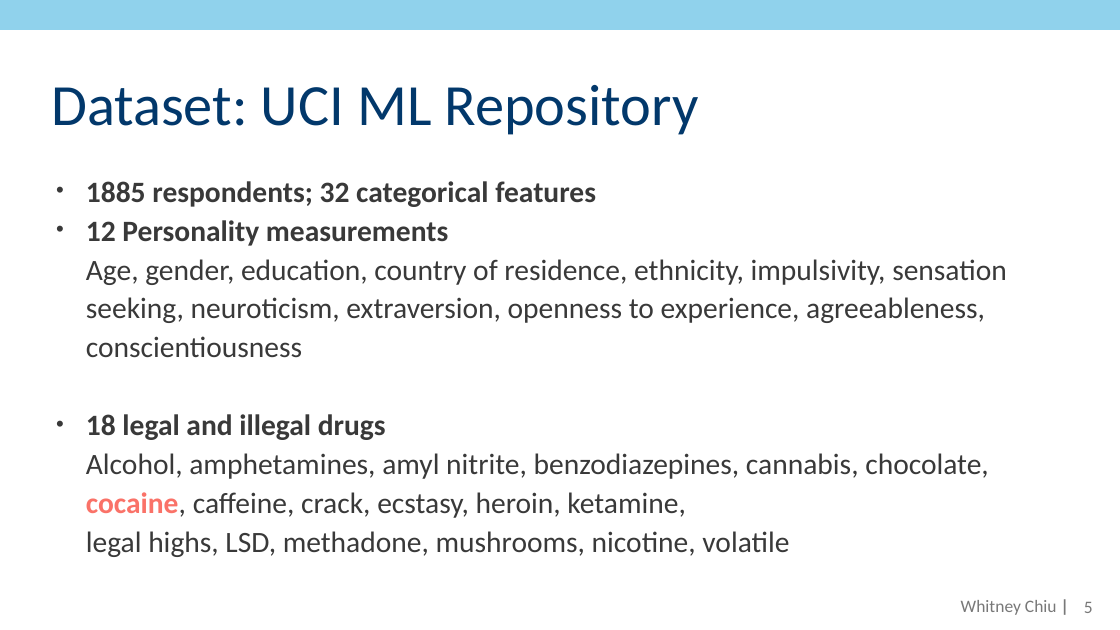
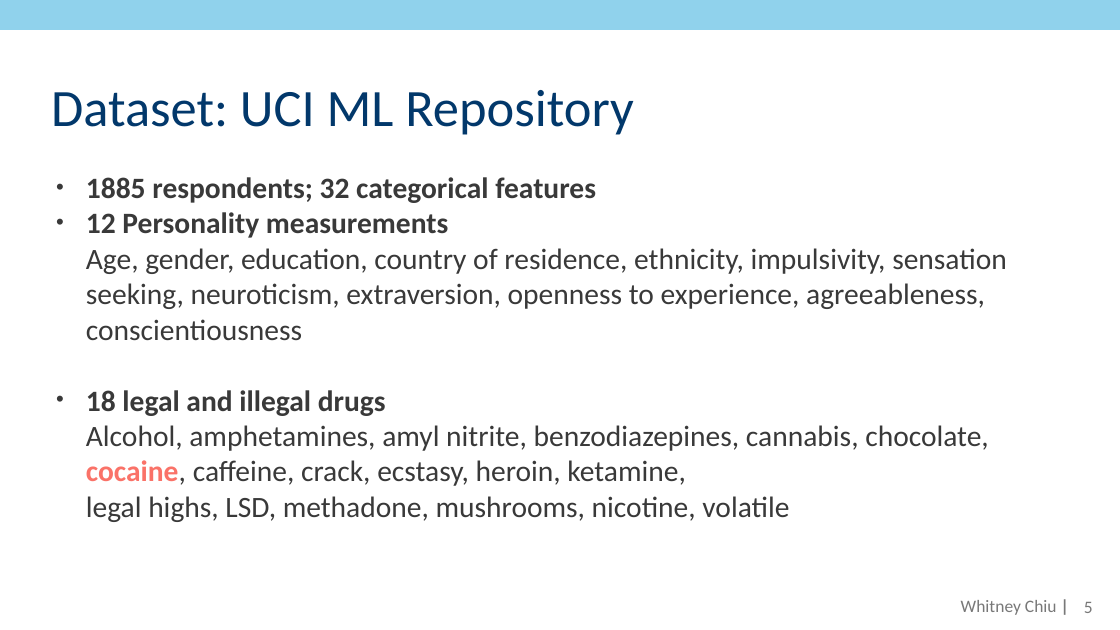
Before and after one commit to whitneychiu/CocaineUsagePrediction, a slide deck: slide 5 of Whitney-CocainUsagePrediction.pptx. Drawn at 1120x630 pixels with LibreOffice and Linux fonts; fonts in the diff are those of the drawing. Boxes give left, top, right and bottom in pixels: in the first picture for what was removed or moved away, otherwise in the second. Text is boxed around its words. In the diff, an @@ line names an element or a change of style, - is before the commit and + after.

```diff
--- a/Whitney-CocainUsagePrediction.pptx
+++ b/Whitney-CocainUsagePrediction.pptx
@@ title "Dataset: UCI ML Repository" at (x1=51, y1=90, x2=633, y2=135): size 100 to 90 pt @@
@@ text "1885 respondents; 32 categorical features" at (x1=86, y1=177, x2=1007, y2=522): line spacing 1.1 to 1 @@
```
Also in this commit, not shown: 4 other slides changed.
